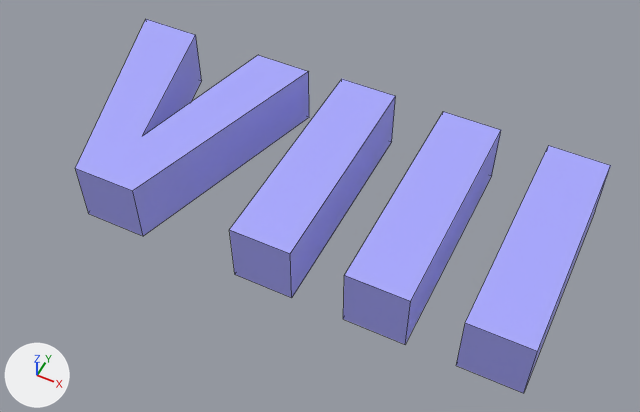
The FBX model KaroGame/KaroXNAGui/Content/cijfers/8.fbx as it was, and as the next commit left it.
One viewpoint serves both versions: a 50 mm lens placed at (0.0124, -0.00967, 0.01534), pointed at (0.0064, 0.00234, 0.00033). The axes (+X, +Y, +Z) are drawn at lower left. The lights are the same throughout. Mesh edges are drawn as thin lines. Where no turn or scale is listed for an object, it has been applied to the vertices. Vertices at the same position are counted once.
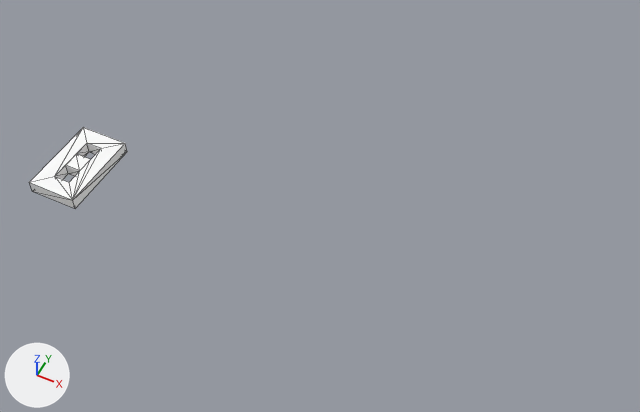
What differs and where, as boxes [x1, y1, x2, y2] in the pictures (640 x 412 px):
'Mesh2', deleted (blue): before [75, 19, 309, 236]
'Mesh1', reshaped (41% narrower, 62% shorter): before [230, 79, 396, 298]; after [29, 127, 127, 209]
'Mesh3', deleted (blue): before [343, 111, 501, 344]
'Mesh4', deleted (blue): before [456, 145, 611, 393]
part 1 of me_mesh1, deleted (blue): before [230, 79, 396, 298]
part 2 of me_mesh1, added: after [29, 127, 127, 209]

The change in detail:
Material 'FrontColor' (mat_frontcolor) is new.
Its base color is (1.0, 1.0, 1.0) (white #ffffff).
Its roughness is 0.553.
me_mesh1 is used by ob_mesh1; location (0.0, 0.0, 0.0).
Verts and faces of me_mesh1; kept vertices keep their numbers, new ones are numbered from 8.
Before the commit, vertices of me_mesh1: 0 (0.0055, 0.0, 0.0) at pixel (234, 274), 1 (0.0055, 0.0053, 0.0), 2 (0.0069, 0.0053, 0.0) at pixel (391, 141), 3 (0.0069, 0.0, 0.0) at pixel (291, 297), 4 (0.0055, 0.0, 0.0015) at pixel (229, 229).
Before the commit, vertices of me_mesh1: 5 (0.0055, 0.0053, 0.0015) at pixel (341, 78), 6 (0.0069, 0.0, 0.0015) at pixel (290, 253), 7 (0.0069, 0.0053, 0.0015) at pixel (395, 95).
me_mesh1 had 8 vertices, 6 faces and spanned x 0.0055..0.0069, y 0.0..0.0053, z 0.0..0.0015.
me_mesh1 no longer uses material mat_color_i03 (blue #a9a9ff).
me_mesh1 now has 24 vertices, 52 faces and spans x 0.0..0.00125, y 0.0..0.00208, z 0.0..0.0003.
Part 1, on me_mesh1:
Vertices deleted: 0 to 7 (with the faces that use them).
Part 2, on me_mesh1:
12 vertices are added at x 0.0..0.00125, y 0.0..0.00208, z 0.0.
12 new vertices lie (0.0, 0.0, 0.0003) away from vertices in x 0.0..0.00125, y 0.0..0.00208, z 0.0.
52 new faces join them.
me_mesh1 now uses material mat_frontcolor (white #ffffff).
Object 'Mesh3' (ob_mesh3) is deleted.
Object 'Mesh4' (ob_mesh4) is deleted.
Object 'Mesh2' (ob_mesh2) is deleted.
